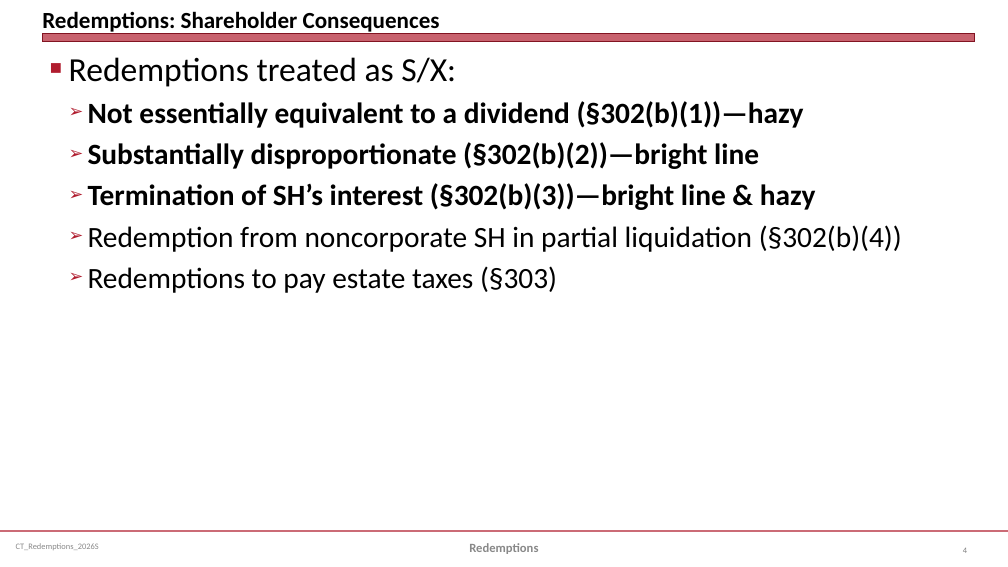
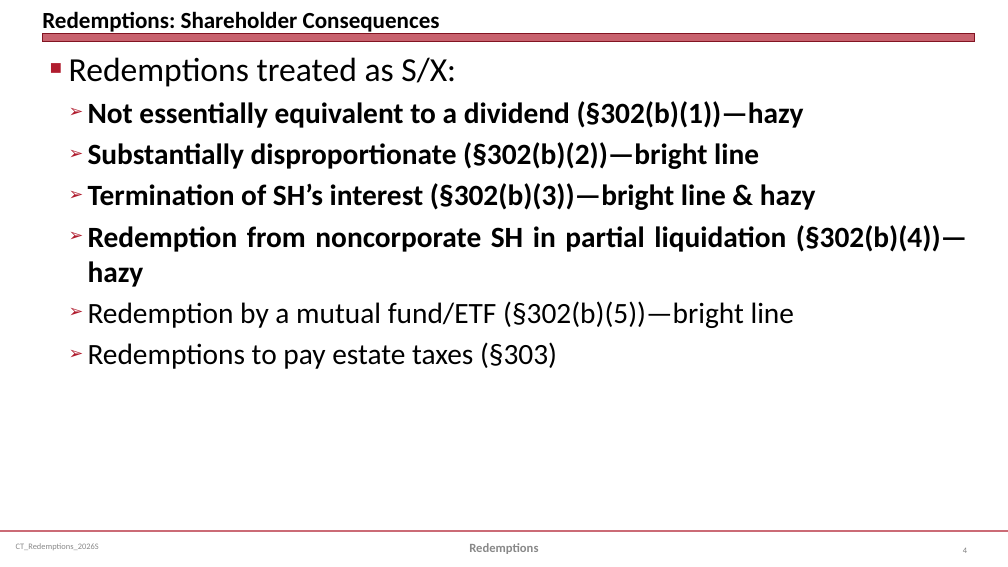
Before and after one commit to jmc877/Corporate-Tax, a slide deck: slide 4 of slides/CT_Redemptions_2026S.pptx. Drawn at 1008x567 pixels with LibreOffice and Linux fonts; fonts in the diff are those of the drawing. Boxes give left, top, right and bottom in pixels: in the first picture for what was removed or moved away, otherwise in the second. Text is boxed around its words. In the diff, an @@ line names an element or a change of style, - is before the commit and + after.

```diff
--- a/slides/CT_Redemptions_2026S.pptx
+++ b/slides/CT_Redemptions_2026S.pptx
@@ text at (88, 225, 967, 328): text changed; bold on @@
-  ➢ Redemption from noncorporate SH in partial liquidation (§302(b)(4))
+  ➢ Redemption from noncorporate SH in partial liquidation (§302(b)(4))—hazy
+  ➢ Redemption by a mutual fund/ETF (§302(b)(5))—bright line
```
Also in this commit, not shown: 3 other slides changed, 1 slide added, 8 slides removed, 16 other files.
